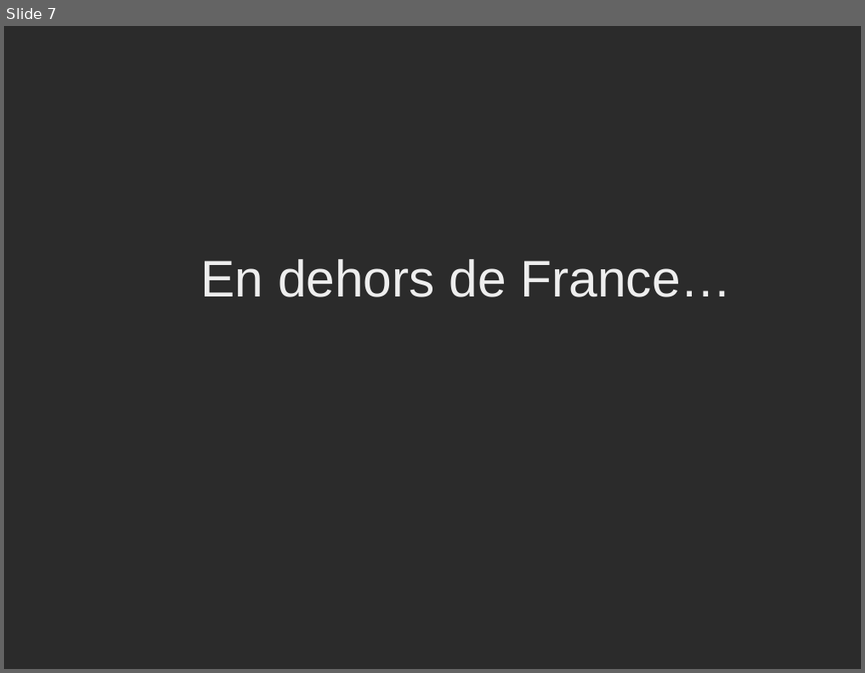
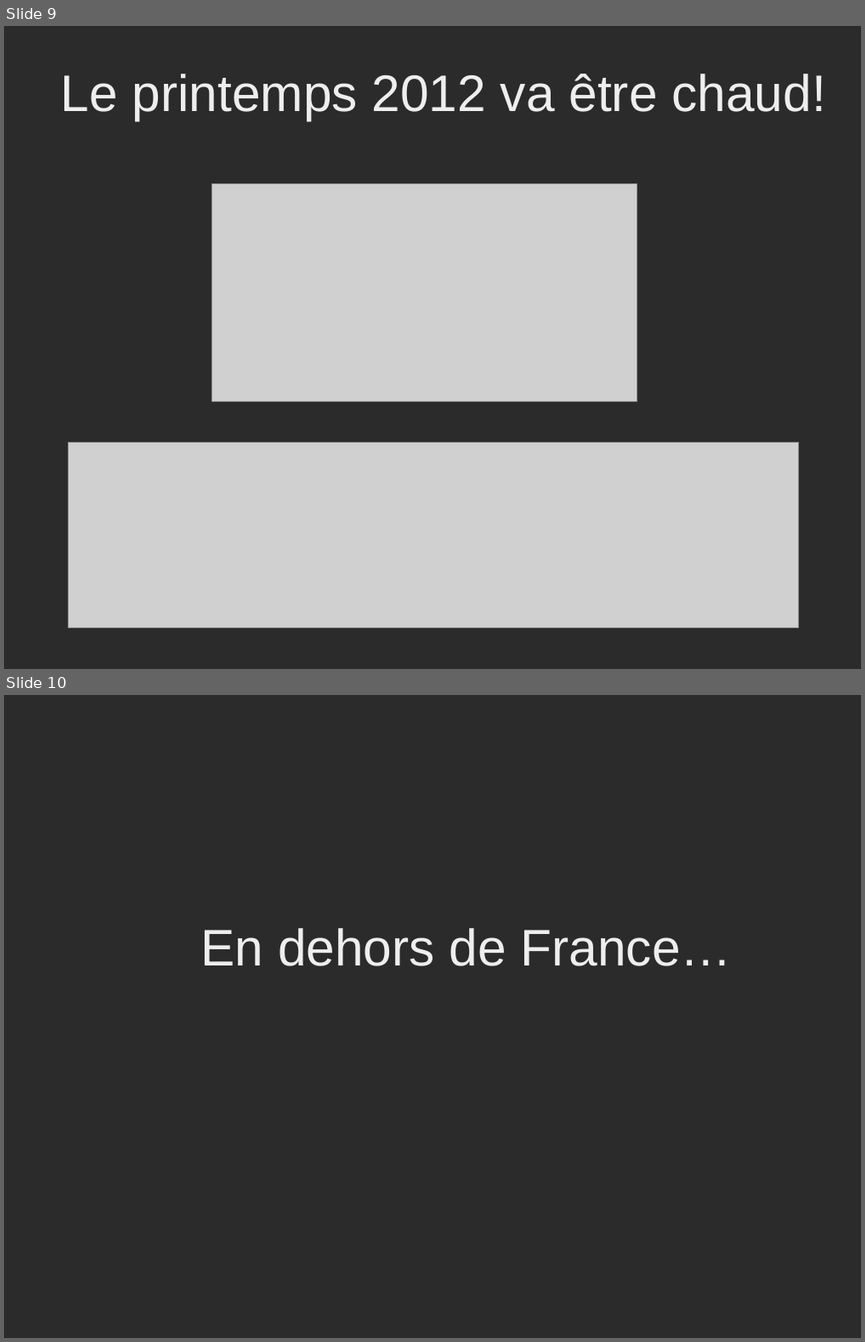
Before and after one commit to DuchessFrance/duchessfr, a slide deck: session/2011/11/DuchessAdvice_events_22november2011.ppt. Shown one above the other, each under a label of ours: slide 7 before the commit, slides 9 and 10 after it. The pictures are 865x673 and 865x1342 pixels, drawn with LibreOffice and Linux fonts; fonts in the diff are those of the drawing; grey boxes stand for pictures; background and template pictures are left out; a plain dark background stands for a picture behind light text. Boxes give left, top, right and bottom in pixels: in the first picture for what was removed or moved away, otherwise in the second. Text is boxed around its words. In the diff, an @@ line names an element or a change of style, - is before the commit and + after.

```diff
--- a/session/2011/11/DuchessAdvice_events_22november2011.ppt
+++ b/session/2011/11/DuchessAdvice_events_22november2011.ppt
@@ slide 9 added at [4,26,861,669], background picture (left out) @@
@@ title added at [61,74,826,120], 48 pt, text #EEEEEE @@
+Le printemps 2012 va être chaud!
@@ picture added at [212,184,636,402] @@
@@ picture added at [69,442,799,628] @@
@@ what was slide 7 is now slide 10 @@
```
Also in this commit, not shown: 1 slide changed, 2 other slides added, 1 other file.
